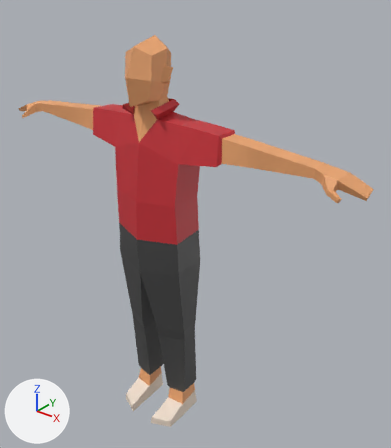
The FBX model Assets/Resources/Models/Horse/jockey/jockey_base.fbx, before and after one commit.
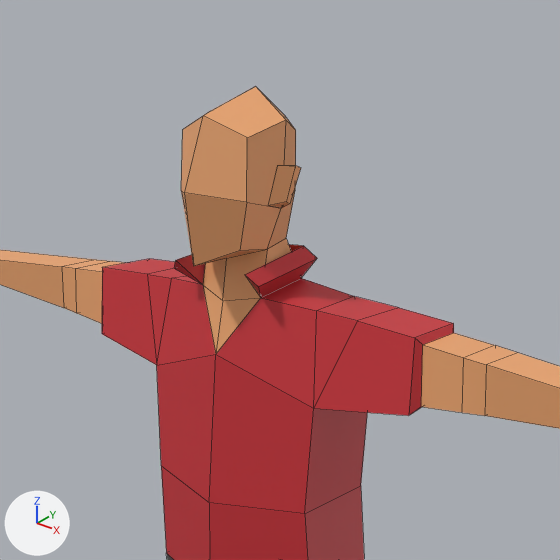
There are two pictures of each version: one whole from a 50 mm lens placed at (1.473, -1.573, 2.052), pointed at (0.126, 0.111, 1.008), one close up on the part from 13% to 71% of the width and 0% to 50% of the height. Lighting does not change. The marker at lower left points along +X, +Y and +Z. The close-ups show mesh edges as thin lines. Where no turn or scale is listed for an object, it has been applied to the vertices.

In view in the first close-up: 'man-golf_Rig'.
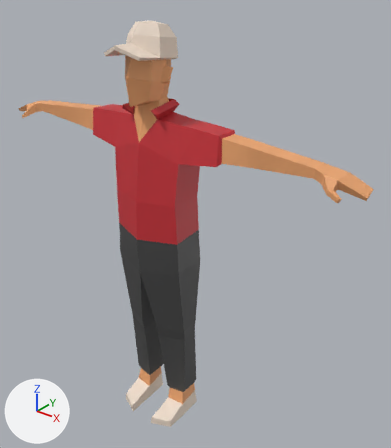
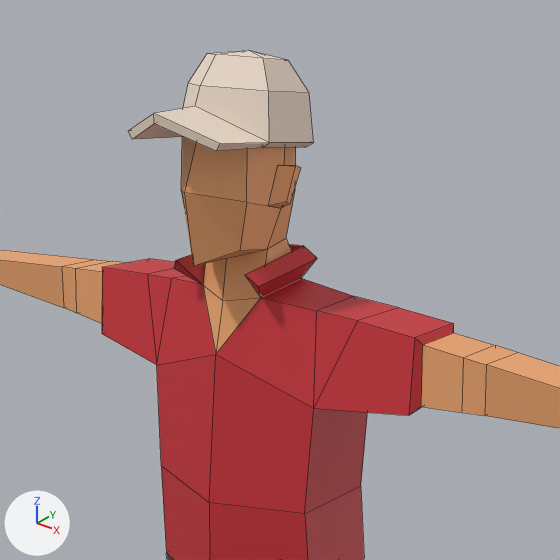
The newer file is also turned or shifted as a whole; pictures and numbers use the older file's frame.

The change, as a list of edits to the scene's bpy script:
```text
Add mat_15_brown_white_001:
    mat_15_brown_white_001 = principled_material('15 BROWN-WHITE.001')
    mat_15_brown_white_001.base_color = (0.888, 0.745, 0.624)  # white #f2e0cf
    mat_15_brown_white_001.roughness = 0.536
Add me_mesh_001:
    me_mesh_001.from_pydata(...)  # 32 vertices, 36 faces; spans x -0.094..0.094, y -0.148..0.148, z -0.072..0.072
    me_mesh_001.materials.append(mat_15_brown_white_001)  # white #f2e0cf
Add ob_hat:
    ob_hat = bpy.data.objects.new('hat', me_mesh_001)
    ob_hat.location = (0.0, -0.043, 1.781)
```

Boxes [x1, y1, x2, y2] around the edits, measured in the close-ups (560 x 560 px):
'hat', added
    after: [129, 50, 314, 151]
